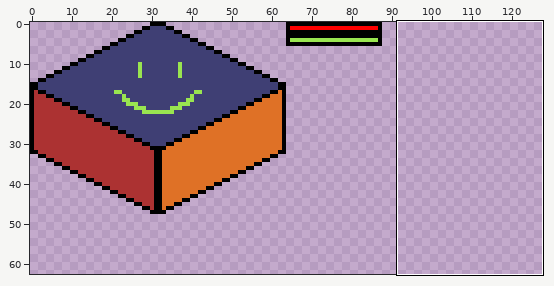
Edited in one commit: pixel-art file (TinyGardenGame/Content/sprites/test_plant_sprites.ase). Above, an overview of the earlier version with the close-up marked.
Close-up. Earlier state:
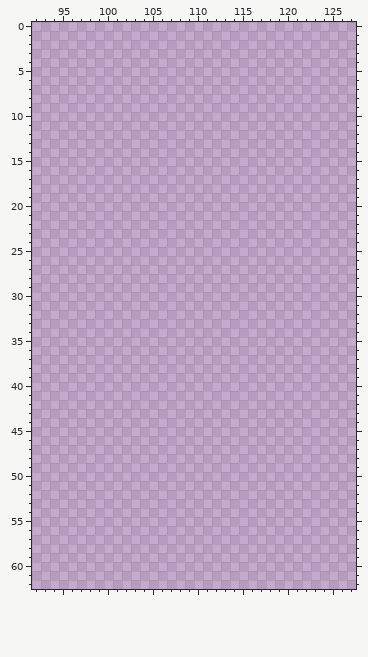
128x64 pixels, 1 frame. Shown: x 92..127, y 0..62. The wide view leaves out empty margins. The commit also changed other parts of the picture, which this record leaves out.
Now the later version:
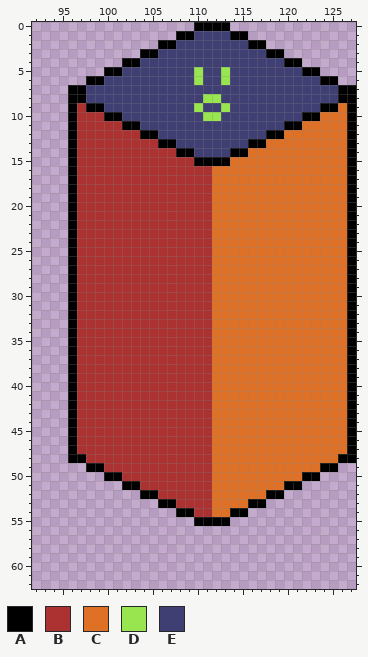
Palette (. is transparent): A #000000  B #ac3232  C #df7126  D #99e550  E #3f3f74
Edits made:
y 0: x 110..113 .... -> AAAA
y 1: x 108..115 ........ -> AAEEEEAA
y 2: x 106..117 ............ -> AAEEEEEEEEAA
y 3: x 104..119 ................ -> AAEEEEEEEEEEEEAA
y 4: x 102..121 .................... -> AAEEEEEEEEEEEEEEEEAA
y 5: x 100..123 ........................ -> AAEEEEEEEEDEEDEEEEEEEEAA
y 6: x 98..125 ............................ -> AAEEEEEEEEEEDEEDEEEEEEEEEEAA
y 7: x 96..127 ................................ -> AAEEEEEEEEEEEEEEEEEEEEEEEEEEEEAA
y 8: x 96..127 ................................ -> AAEEEEEEEEEEEEEDDEEEEEEEEEEEEEAA
y 9: x 96..127 ................................ -> ABAAEEEEEEEEEEDEEDEEEEEEEEEEAACA
y 10: x 96..127 ................................ -> ABBBAAEEEEEEEEEDDEEEEEEEEEAACCCA
y 11: x 96..127 ................................ -> ABBBBBAAEEEEEEEEEEEEEEEEAACCCCCA
y 12: x 96..127 ................................ -> ABBBBBBBAAEEEEEEEEEEEEAACCCCCCCA
y 13: x 96..127 ................................ -> ABBBBBBBBBAAEEEEEEEEAACCCCCCCCCA
y 14: x 96..127 ................................ -> ABBBBBBBBBBBAAEEEEAACCCCCCCCCCCA
y 15: x 96..127 ................................ -> ABBBBBBBBBBBBBAAAACCCCCCCCCCCCCA
y 16..47: x 96..127 ................................ -> ABBBBBBBBBBBBBBBCCCCCCCCCCCCCCCA
y 48: x 96..127 ................................ -> AABBBBBBBBBBBBBBCCCCCCCCCCCCCCAA
y 49: x 98..125 ............................ -> AABBBBBBBBBBBBCCCCCCCCCCCCAA
y 50: x 100..123 ........................ -> AABBBBBBBBBBCCCCCCCCCCAA
y 51: x 102..121 .................... -> AABBBBBBBBCCCCCCCCAA
y 52: x 104..119 ................ -> AABBBBBBCCCCCCAA
y 53: x 106..117 ............ -> AABBBBCCCCAA
y 54: x 108..115 ........ -> AABBCCAA
y 55: x 110..113 .... -> AAAA
Boxes around the changes in both close-ups, in picture pixels (x1, y1, x2, y2):
added: (68, 22, 356, 526)
